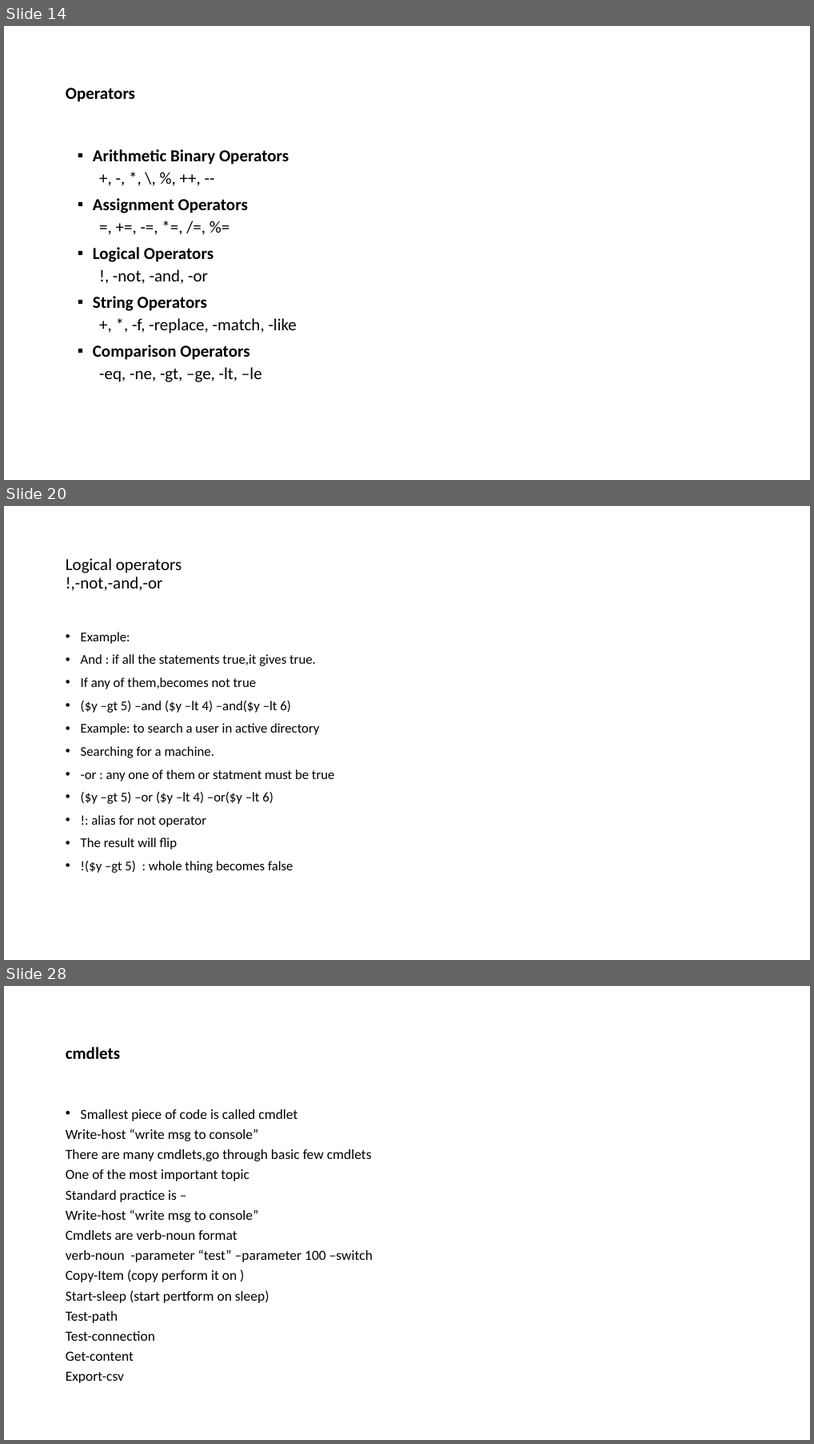
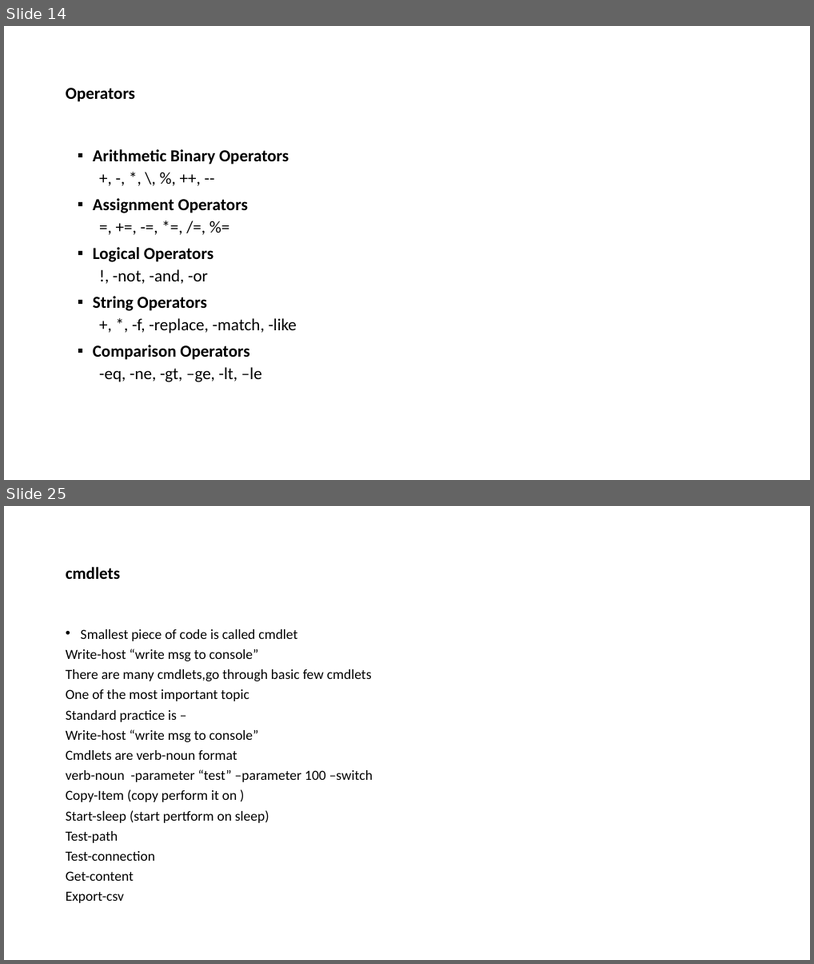
Before and after one commit to heshika/Batch1, a slide deck: Windows Powershell-basics.pptx. Shown one above the other, each under a label of ours: slides 14, 20 and 28 before the commit, slides 14 and 25 after it; the slides between them are not shown. The pictures are 814x1444 and 814x964 pixels, drawn with LibreOffice and Linux fonts; fonts in the diff are those of the drawing. Boxes give left, top, right and bottom in pixels: in the first picture for what was removed or moved away, otherwise in the second. Text is boxed around its words. In the diff, an @@ line names an element or a change of style, - is before the commit and + after.

Commit message:
day 4 class-operators

```diff
--- a/Windows Powershell-basics.pptx
+++ b/Windows Powershell-basics.pptx
@@ slide 20 removed at (4,506,810,960), background #FFFFFF @@
@@ title removed at (66,558,182,591) @@
-Logical operators
-!,-not,-and,-or
@@ text removed at (81,632,335,872) @@
-• Example:
-• And : if all the statements true,it gives true.
-• If any of them,becomes not true
-• ($y –gt 5) –and ($y –lt 4) –and($y –lt 6)
-• Example: to search a user in active directory
-• Searching for a machine.
-• -or : any one of them or statment must be true
-• ($y –gt 5) –or ($y –lt 4) –or($y –lt 6)
-• !: alias for not operator
-• The result will flip
-• !($y –gt 5) : whole thing becomes false
@@ what was slide 28 is now slide 25 @@
```
Also in this commit, not shown: 4 slides changed, 6 slides added, 8 other slides removed.
